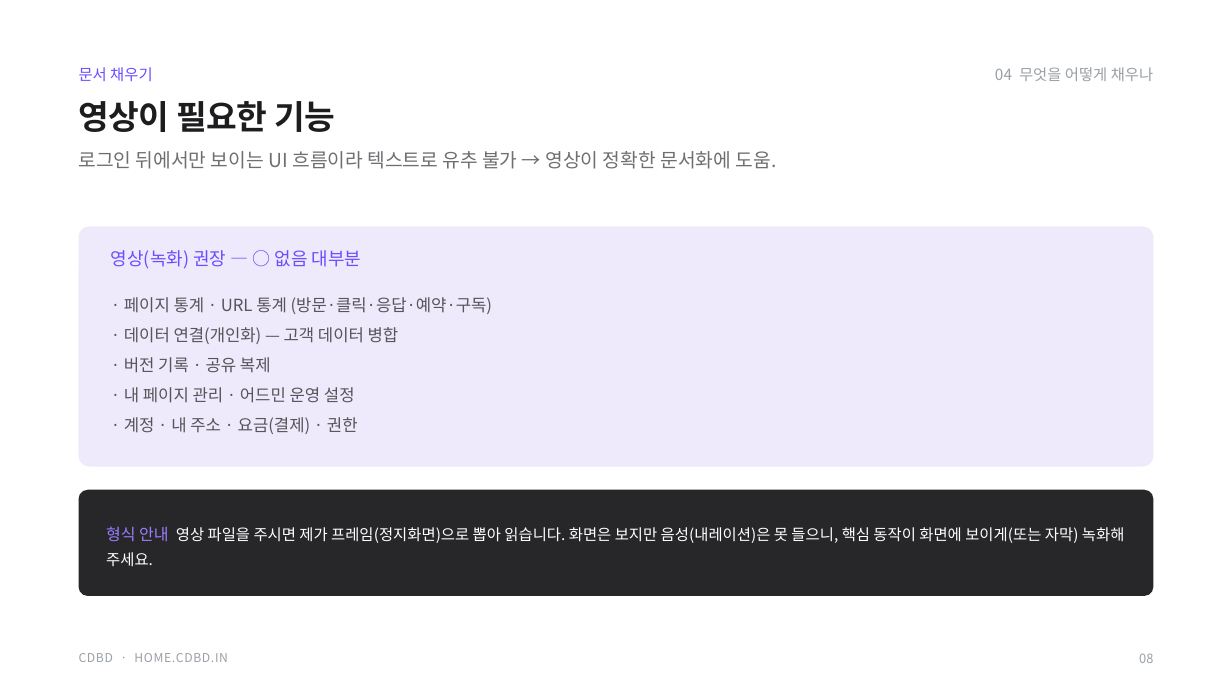
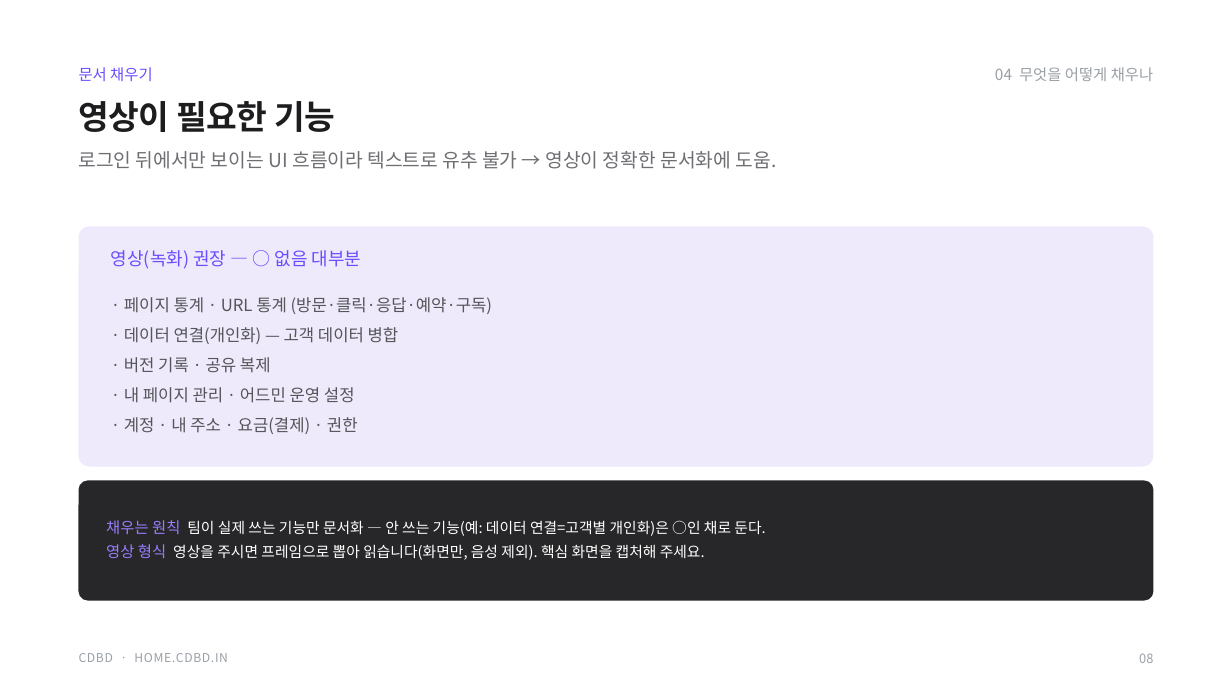
Before and after one commit to CdBd-in/design, a slide deck: slide 8 of _기능별 경로 가이드 — 실행 계획.pptx. Drawn at 1232x693 pixels with LibreOffice and Linux fonts; fonts in the diff are those of the drawing. Boxes give left, top, right and bottom in pixels: in the first picture for what was removed or moved away, otherwise in the second. Text is boxed around its words. In the diff, an @@ line names an element or a change of style, - is before the commit and + after.

```diff
--- a/_기능별 경로 가이드 — 실행 계획.pptx
+++ b/_기능별 경로 가이드 — 실행 계획.pptx
@@ rounded rectangle: place and size @@
-rounded rectangle at box(79, 490, 1153, 596)
+rounded rectangle at box(79, 481, 1153, 601)
@@ rounded rectangle at box(79, 481, 1153, 601): proportions changed @@
@@ text at box(106, 520, 765, 560): text changed; size 12 to 11.5 pt @@
-형식 안내 영상 파일을 주시면 제가 프레임(정지화면)으로 뽑아 읽습니다. 화면은 보지만 음성(내레이션)은 못 들으니, 핵심 동작이 화면에 보이게(또는 자막) 녹화해 주세요.
+채우는 원칙 팀이 실제 쓰는 기능만 문서화 — 안 쓰는 기능(예: 데이터 연결=고객별 개인화)은 ○인 채로 둔다.
+영상 형식 영상을 주시면 프레임으로 뽑아 읽습니다(화면만, 음성 제외). 핵심 화면을 캡처해 주세요.
```
Also in this commit, not shown: 2 other files.
